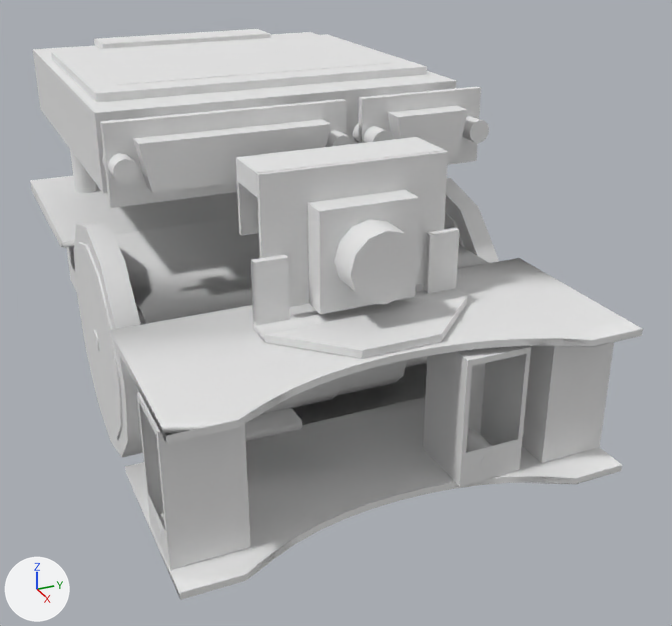
The OBJ model Assets/Prefabs/Robots/S4/Model.obj: old version first, new version second.
The view is the same before and after, from a 50 mm camera at (0.1984, -0.0754, 0.1224) aimed at (0.0066, 0.011, 0.0265). Lighting does not change. The marker at lower left points along +X, +Y and +Z. Where no turn or scale is listed for an object, it has been applied to the vertices. Vertices at the same position are counted once.

In view in the first picture: 'Model'.
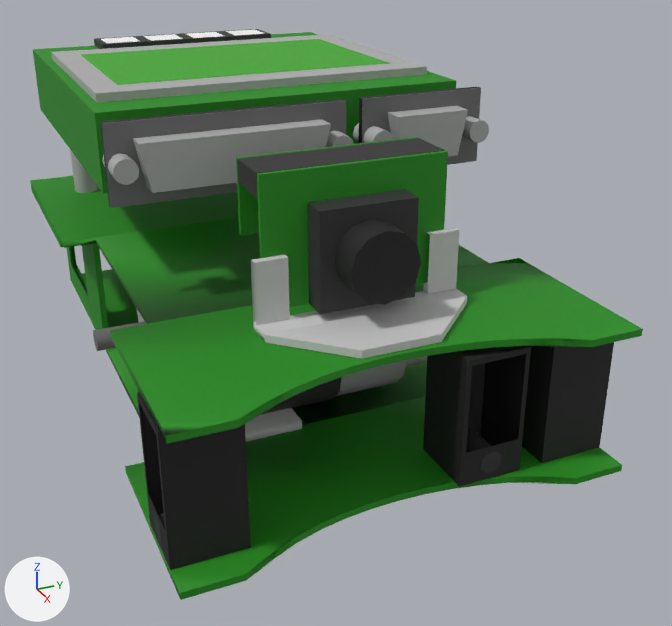
Changed parts and their boxes (x1, y1, x2, y2) in the pictures (672 x 626 px; the box of a moved part takes in the faces that stretch with it):
'Model', recoloured, reshaped: (30, 29, 643, 600) in both
part 1 of me_model, deleted: before (74, 221, 143, 458)
part 2 of me_model, deleted: before (445, 178, 499, 263)
part 3 of me_model, deleted: before (76, 242, 123, 439)
part 4 of me_model, deleted: before (444, 211, 465, 248)
part 5 of me_model, moved or reshaped: (110, 329, 643, 444) in both
part 6 of me_model, moved or reshaped: (125, 465, 622, 600) in both
part 7 of me_model, recoloured (white to green): (30, 32, 642, 598) in both
part 8 of me_model, recoloured: (93, 88, 481, 351) in both
part 9 of me_model, recoloured (grey to black): (100, 87, 614, 570) in both

What changed in the scene script:
```text
Change mat_black:
    mat_black.base_color: (0.8, 0.8, 0.8) -> (0.0299, 0.0299, 0.0299)  # white #e7e7e7 -> black #303030
Change mat_green:
    mat_green.base_color: (0.8, 0.8, 0.8) -> (0.0525, 0.398, 0.0211)  # white #e7e7e7 -> green #41a928
Change mat_gray:
    mat_gray.base_color: (0.8, 0.8, 0.8) -> (0.422, 0.422, 0.422)  # white #e7e7e7 -> grey #aeaeae
Add mat_dark_green_1:
    mat_dark_green_1 = principled_material('Dark_Green')
    mat_dark_green_1.base_color = (0.0144, 0.261, 0.00712)  # green #208c14
    mat_dark_green_1.roughness = 0.69
Add mat_black_1_1:
    mat_black_1_1 = principled_material('Black_1')
    mat_black_1_1.base_color = (0.00977, 0.00977, 0.00977)  # black #191919
    mat_black_1_1.roughness = 0.69
Add mat_dark_gray_1:
    mat_dark_gray_1 = principled_material('Dark_Gray')
    mat_dark_gray_1.base_color = (0.157, 0.157, 0.157)  # dark grey #6e6e6e
    mat_dark_gray_1.roughness = 0.69
Change me_model:
    used by ob_model
    remove me_model.from_pydata(...)  # 4195 vertices, 7848 faces; spans x -0.084..0.072, y -0.048..0.048, z 0.0..0.083
    add me_model.from_pydata(...)  # 3819 vertices, 7116 faces; spans x -0.084..0.072, y -0.048..0.048, z 0.01..0.083
    me_model part 1: the loose piece of 86 vertices spanning x -0.028..0.027, y -0.046..-0.041, z 0.0..0.055 is deleted
    me_model part 2: the loose piece of 86 vertices spanning x -0.028..0.027, y 0.041..0.046, z 0.0..0.055 is deleted
    me_model part 3: the loose piece of 86 vertices spanning x -0.023..0.023, y -0.046..-0.04, z 0.004..0.051 is deleted
    me_model part 4: the loose piece of 86 vertices spanning x -0.023..0.023, y 0.04..0.046, z 0.004..0.051 is deleted
    me_model part 5
    16 vertices are removed from x 0.062..0.072, y -0.048..0.048, z 0.042..0.043
    143 faces are deleted
    1 vertex moves within x 0.072, y -0.048, z 0.043
    111 new faces join them, mat_dark_green_1 (green #208c14)
    me_model part 6
    16 vertices are removed from x 0.062..0.072, y -0.048..0.048, z 0.01..0.012
    106 faces are deleted
    78 new faces join them, mat_dark_green_1 (green #208c14)
    me_model part 7: 1043 faces spanning x -0.083..0.072, y -0.048..0.048, z 0.01..0.081 switch from mat_dark_green (white #e7e7e7) to mat_dark_green_1 (green #208c14)
    me_model part 8: 192 faces spanning x -0.002..0.016, y -0.047..0.047, z 0.025..0.081 switch from mat_dark_gray (white #e7e7e7) to mat_dark_gray_1 (dark grey #6e6e6e)
    me_model part 9: 3072 faces spanning x -0.084..0.066, y -0.048..0.048, z 0.012..0.081 switch from mat_black_1 (white #e7e7e7) to mat_black_1_1 (black #191919)
```
